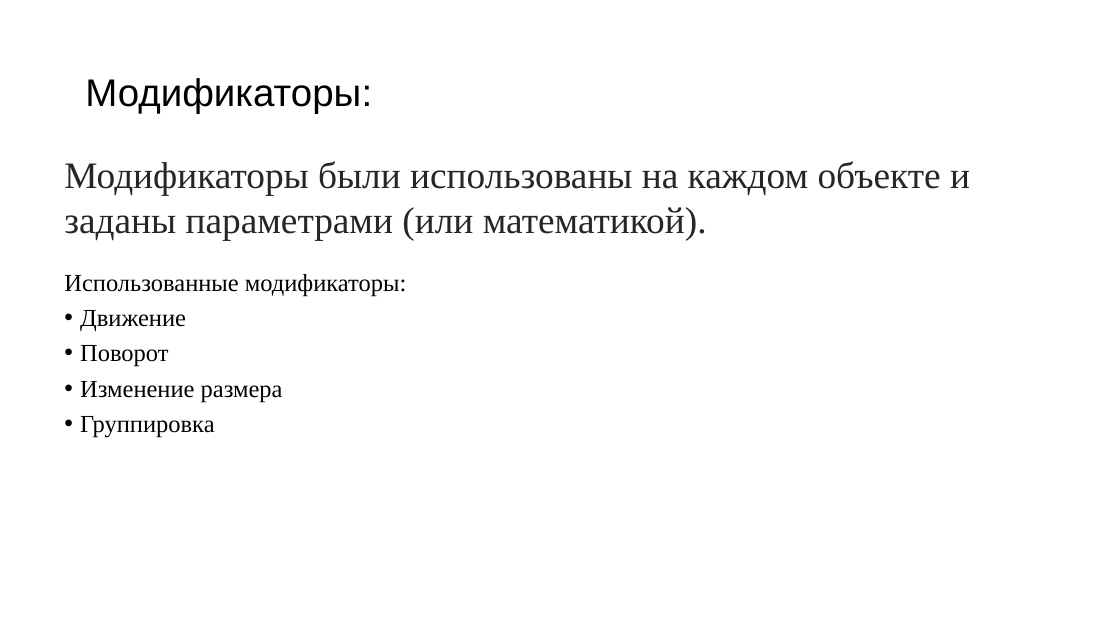
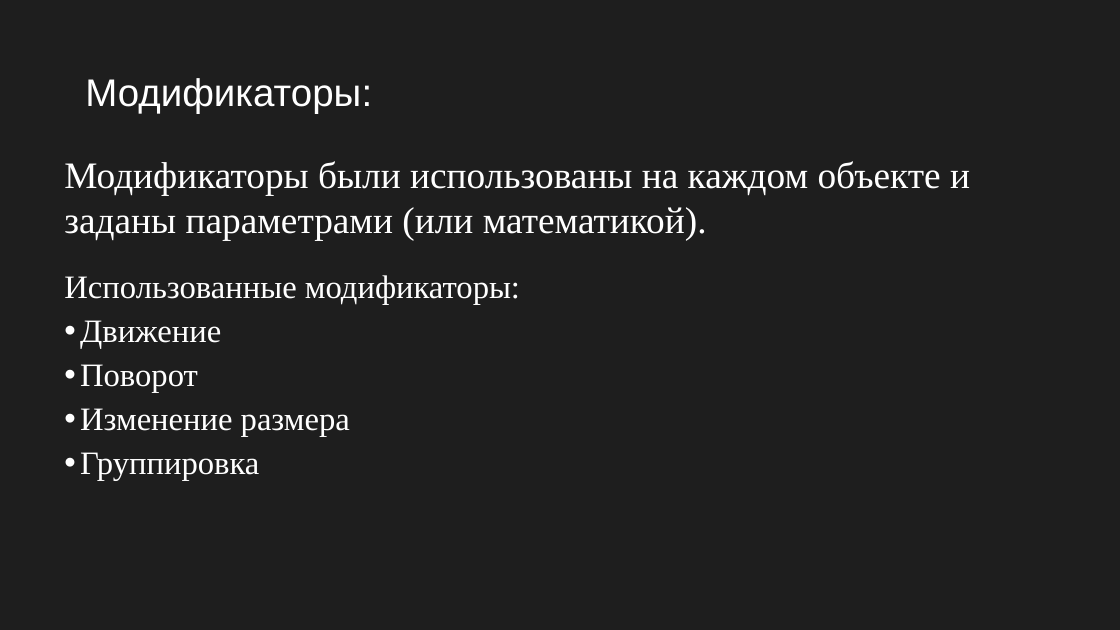
Before and after one commit to KuzovlevAnton/photos, a slide deck: slide 5 of Кузовлев Антон Презентация Шахматы.pptx. Drawn at 1120x630 pixels with LibreOffice and Linux fonts; fonts in the diff are those of the drawing; background and template pictures are left out; a plain dark background stands for a picture behind light text. Boxes give left, top, right and bottom in pixels: in the first picture for what was removed or moved away, otherwise in the second. Text is boxed around its words. In the diff, an @@ line names an element or a change of style, - is before the commit and + after.

```diff
--- a/Кузовлев Антон Презентация Шахматы.pptx
+++ b/Кузовлев Антон Презентация Шахматы.pptx
@@ background #FFFFFF to picture (left out) @@
@@ rectangle added at (0, 0, 1120, 630), fill #000000 at 30% opacity @@
@@ title "Модификаторы:" at (85, 78, 372, 114): text colour #000000 to #FFFFFF @@
@@ text "Модификаторы были использованы на каждом ..." at (64, 161, 970, 240): text colour #262626 to #FFFFFF @@
@@ text "Использованные модификаторы:" at (64, 275, 520, 480): size 21 to 28 pt, text colour #000000 to #FFFFFF @@
```
Also in this commit, not shown: 5 other slides changed.
